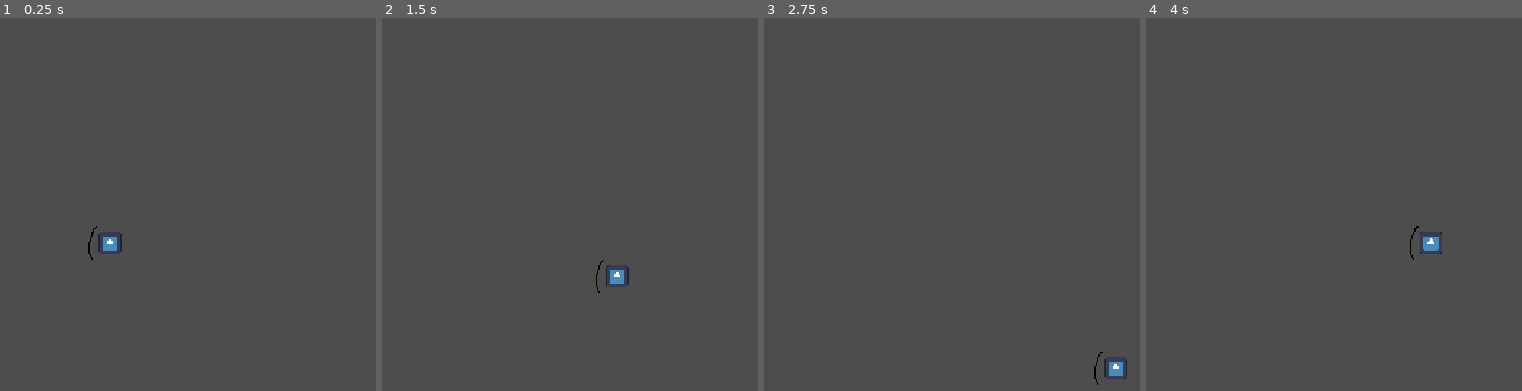
Above: before the commit, frames 1-4 (left to right).
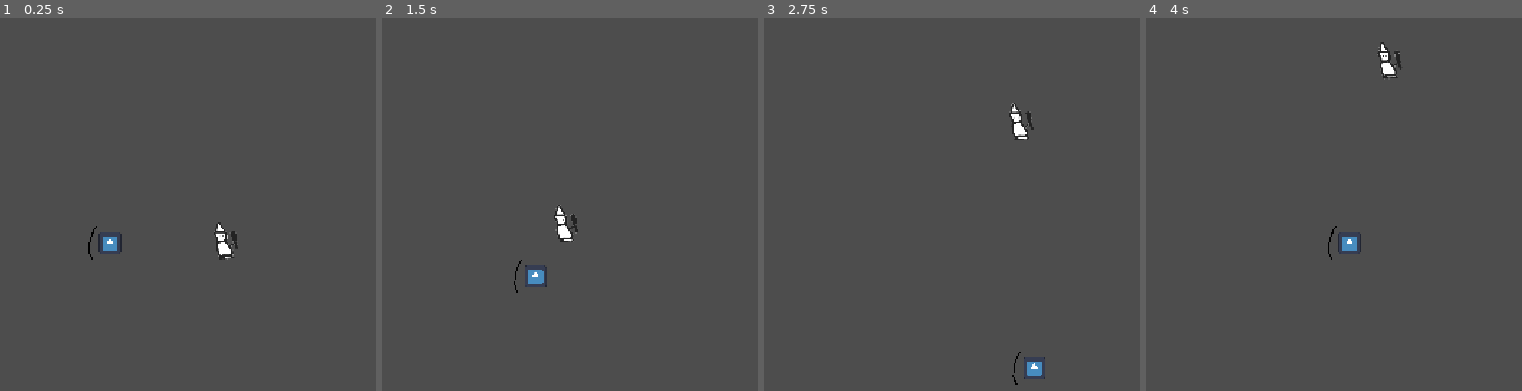
Above: after the commit, the same moments.

Repository: Tylerr-D/bonc
Game: Godot game, scene res://main.tscn
Two runs of this game, one before a commit and one after it. Both use one fixed random seed, a clock stepped at 60 frames per second and the inputs below. The engine's default icon, where the game draws it, is replaced by a stand-in: a white triangle on a blue panel in a dark square.
Inputs:
- Up to frame 1 (0.25 s): no input
- Up to frame 2 (1.5 s): hold D (move_right) 0.53-1.28 s; hold S (move_down) from 1.28 s (still down)
- Up to frame 3 (2.75 s): release S (move_down) at 2.03 s; hold D (move_right) from 2.03 s (still down)
- Up to frame 4 (4 s): release D (move_right) at 2.78 s; hold W (move_up) 2.78-3.53 s; hold A (move_left) from 3.53 s (still down)

The runs differ from the first frame. In frame 1, 0.3% of the frame differs, in the area x 56-64%, y 54-65%; in frame 2, 0.8%, in the area x 35-66%, y 50-74%; in frame 3, 0.7%; in frame 4, 0.8%.

Commit message:
added enemy with random movements

Diff:
--- /dev/null
+++ b/enemy.gd
@@ -0,0 +1,17 @@
+extends CharacterBody2D
+
+# so i aint writing ALL the scripts myself.
+# these are popular things you could find if ya do a search
+var speed = 150
+var direction = Vector2.ZERO
+var time = 0.0
+
+func _physics_process(delta):
+	time -= delta
+
+	if time <= 0:
+		direction = Vector2.from_angle(randf() * TAU)
+		time = randf_range(0.5, 2.0)
+
+	velocity = direction * speed
+	move_and_slide()
--- /dev/null
+++ b/enemy.tscn
@@ -0,0 +1,18 @@
+[gd_scene format=3 uid="uid://rmdywidosqu0"]
+
+[ext_resource type="Texture2D" uid="uid://klo3b27gmxn0" path="res://enemy.png" id="1"]
+[ext_resource type="Script" uid="uid://c767kqehm52q6" path="res://enemy.gd" id="1_4gyqm"]
+
+[sub_resource type="RectangleShape2D" id="RectangleShape2D_enemy"]
+size = Vector2(34, 52)
+
+[node name="Enemy" type="CharacterBody2D" unique_id=2122168939]
+script = ExtResource("1_4gyqm")
+
+[node name="Sprite2D" type="Sprite2D" parent="." unique_id=960730848]
+scale = Vector2(0.4, 0.4)
+texture = ExtResource("1")
+
+[node name="CollisionShape2D" type="CollisionShape2D" parent="." unique_id=1503831102]
+position = Vector2(0, -8)
+shape = SubResource("RectangleShape2D_enemy")
--- a/main.tscn
+++ b/main.tscn
@@ -1,6 +1,8 @@
-[gd_scene load_steps=2 format=3]
+[gd_scene load_steps=3 format=3]
 
 [ext_resource type="PackedScene" path="res://player.tscn" id="1"]
+
+[ext_resource type="PackedScene" path="res://enemy.tscn" id="2"]
 
 [node name="Main" type="Node2D"]
 
@@ -9,3 +11,6 @@
 
 [node name="Camera2D" type="Camera2D" parent="."]
 position = Vector2(576, 324)
+
+[node name="Enemy" parent="." instance=ExtResource("2")]
+position = Vector2(780, 324)
--- /dev/null
+++ b/node_2d.tscn
@@ -0,0 +1,7 @@
+[gd_scene format=3 uid="uid://ljggaeh6wcbl"]
+
+[node name="Node2D" type="Node2D" unique_id=839642806]
+
+[node name="enemy" type="CharacterBody2D" parent="." unique_id=1449798714]
+
+[node name="Sprite2D" type="Sprite2D" parent="enemy" unique_id=1499432755]
Not shown, added: enemy.gd.uid
Binary file added: enemy.png
Not shown, added: enemy.png.import
